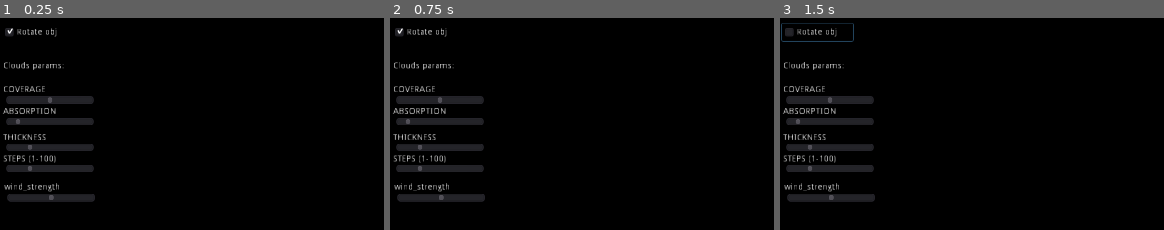
Above: before the commit, frames 1-3 (left to right).
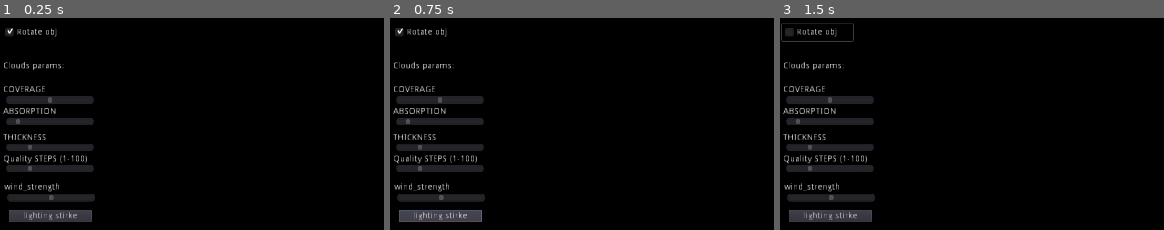
Above: after the commit, the same moments.

Repository: Lexpartizan/Godot_sky_shader
Game: Godot game, scene res://scene.tscn
Two runs of this game, one before a commit and one after it. Both use one fixed random seed, a clock stepped at 60 frames per second and the inputs below.
Inputs (mouse positions are % of the whole screen's width and height, from its top left):
- Up to frame 1 (0.25 s): no input
- Up to frame 2 (0.75 s): click (7, 63) at 0.5 s, where only the run after the commit has a clickable "lighting stirke"
- Up to frame 3 (1.5 s): click "Rotate obj" at 1.25 s
The pictures show only the part of the screen within x 0-50%, y 16-66%; the shares and areas given below are measured in that part.

The runs differ from the first frame. In frame 1, 1.6% of the frame differs, in the area x 1-24%, y 64-97%; in frame 2, 1.6%; in frame 3, 1.6%.

Commit message:
Update scene.tscn

Diff:
--- a/scene.tscn
+++ b/scene.tscn
@@ -18,17 +18,20 @@
 [sub_resource type="ShaderMaterial" id=1]
 shader = ExtResource( 2 )
 shader_param/iTime = null
-shader_param/wind_dir = Vector2( 1, 1 )
-shader_param/wind_strength = 0.5
+shader_param/WIND = Vector3( 1, 0, 1 )
 shader_param/DAY_TIME = null
+shader_param/SUN_POS = null
+shader_param/MOON_POS = null
 shader_param/COVERAGE = 0.5
 shader_param/THICKNESS = 25.0
 shader_param/ABSORPTION = 1.031
 shader_param/STEPS = 25
+shader_param/LIGHTING_STRIKE = null
+shader_param/LIGHTTING_POS = Vector3( 0, 1, 0 )
 shader_param/iChannel0 = ExtResource( 3 )
 
 [sub_resource type="ImageTexture" id=2]
-size = Vector2( 1280, 720 )
+size = Vector2( 1024, 1024 )
 
 [sub_resource type="SphereMesh" id=3]
 
@@ -60,7 +63,7 @@
 script = ExtResource( 1 )
 
 [node name="Sky" type="Viewport" parent="."]
-size = Vector2( 1280, 720 )
+size = Vector2( 1024, 1024 )
 render_target_update_mode = 3
 
 [node name="Sprite" type="Sprite" parent="Sky"]
@@ -194,6 +197,9 @@
 margin_right = 40.0
 margin_bottom = 40.0
 script = ExtResource( 14 )
+__meta__ = {
+"_edit_use_anchors_": false
+}
 
 [node name="CheckBox" type="CheckBox" parent="Control"]
 margin_left = 3.0
@@ -297,7 +303,10 @@
 margin_top = 326.14
 margin_right = 82.0
 margin_bottom = 340.14
-text = "STEPS (1-100)"
+text = "Quality STEPS (1-100)"
+__meta__ = {
+"_edit_use_anchors_": false
+}
 
 [node name="HScrollBar" type="HScrollBar" parent="Control/Label6"]
 margin_left = 5.0
@@ -343,13 +352,23 @@
 margin_bottom = 30.2915
 max_value = 1.0
 value = 0.5
+
+[node name="Button" type="Button" parent="Control"]
+margin_left = 14.0
+margin_top = 414.0
+margin_right = 147.0
+margin_bottom = 434.0
+text = "lighting stirke"
+__meta__ = {
+"_edit_use_anchors_": false
+}
 [connection signal="pressed" from="Control/CheckBox" to="full_refl" method="rotate_check"]
+[connection signal="pressed" from="Control/CheckBox2" to="Control" method="cb_press1"]
 [connection signal="pressed" from="Control/CheckBox2" to="full_refl" method="set_visible_obj" binds= [ 0 ]]
-[connection signal="pressed" from="Control/CheckBox2" to="Control" method="cb_press1"]
+[connection signal="pressed" from="Control/CheckBox3" to="Control" method="cb_press2"]
 [connection signal="pressed" from="Control/CheckBox3" to="full_refl" method="set_visible_obj" binds= [ 1 ]]
-[connection signal="pressed" from="Control/CheckBox3" to="Control" method="cb_press2"]
+[connection signal="pressed" from="Control/CheckBox4" to="Control" method="cb_press3"]
 [connection signal="pressed" from="Control/CheckBox4" to="full_refl" method="set_visible_obj" binds= [ 2 ]]
-[connection signal="pressed" from="Control/CheckBox4" to="Control" method="cb_press3"]
 [connection signal="gui_input" from="Control/Label3/HScrollBar" to="scene_cam" method="set_ui_input"]
 [connection signal="value_changed" from="Control/Label3/HScrollBar" to="Sky/Sprite" method="cov_scb"]
 [connection signal="gui_input" from="Control/Label4/HScrollBar" to="scene_cam" method="set_ui_input"]
@@ -362,3 +381,5 @@
 [connection signal="value_changed" from="Control/Label7/HScrollBar" to="Sky/Sprite" method="_DAY_TIME_changed"]
 [connection signal="gui_input" from="Control/Label8/HScrollBar" to="scene_cam" method="set_ui_input"]
 [connection signal="value_changed" from="Control/Label8/HScrollBar" to="Sky/Sprite" method="wind_strength"]
+[connection signal="button_down" from="Control/Button" to="Sky/Sprite" method="_on_Button_button_down"]
+[connection signal="button_up" from="Control/Button" to="Sky/Sprite" method="_on_Button_button_up"]
